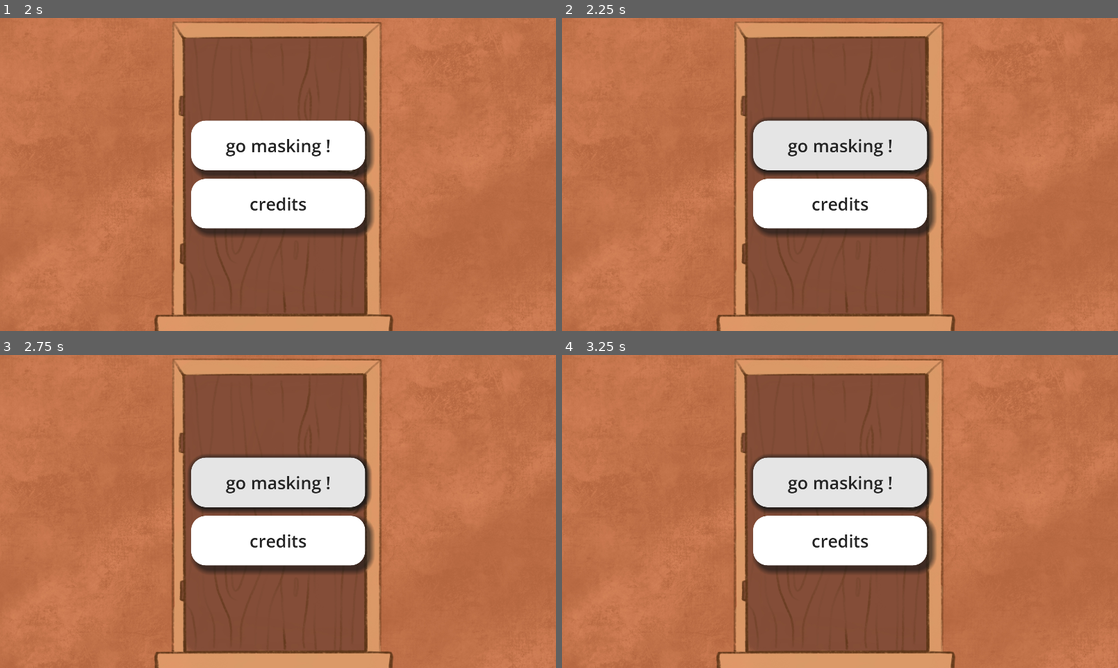
Above: before the commit, frames 1-4 (two rows, left to right).
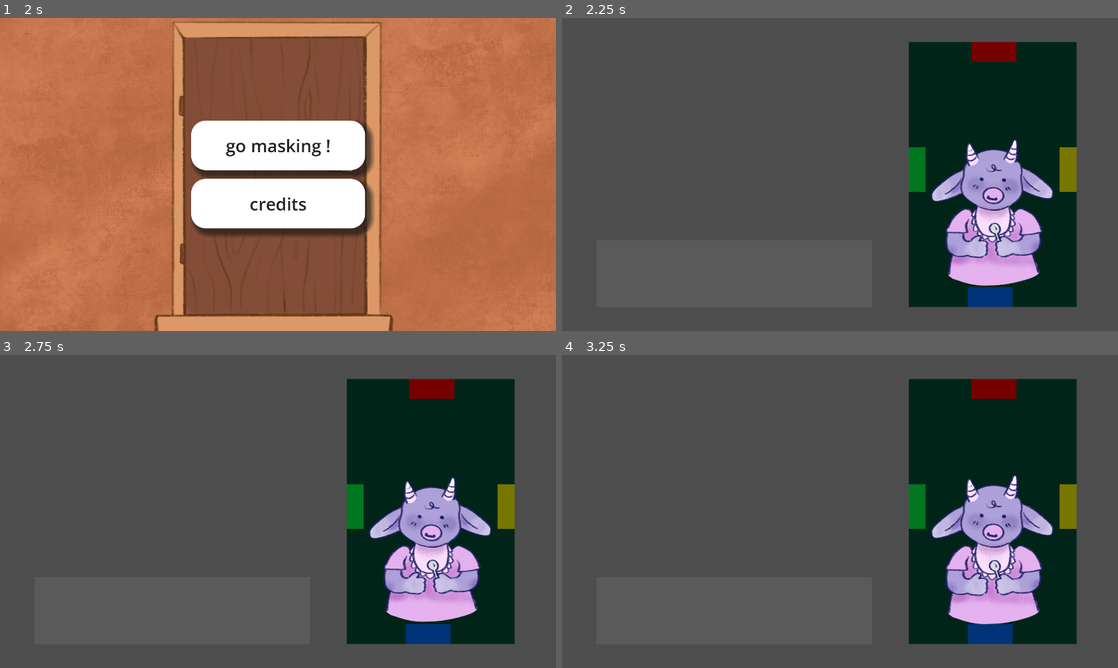
Above: after the commit, the same moments.

Repository: ohmlet-studio/GGJ-2026
Game: Godot game, scene res://Scenes/MainMenu/MainMenu.tscn
The game is run twice, just before and just after one commit, with the same random seed, the same clock (stepped at 60 frames per second) and the same inputs. Before the commit the project starts from res://MainMenu/MainMenu.tscn.
Inputs (mouse positions are in pixels of both pictures, inside the frame that each line leads up to):
- Up to frame 1 (2 s): click "credits" at 0.5 s; click "return" at 1.25 s
- Up to frame 2 (2.25 s): click "go masking !" at 2 s
- Up to frame 3 (2.75 s): no input
- Up to frame 4 (3.25 s): click (840, 483) at 2.75 s, where only the run before the commit has a clickable "go masking !"

Frame 1 is identical in both runs. In frame 2, 100% of the frame differs, in the area x 0-100%, y 0-100%; in frame 3, 100%; in frame 4, 100%.

Commit message:
Move MainMenu to Scenes dir

Diff:
--- a/MainMenu/Credits.tscn
+++ b/Scenes/MainMenu/Credits.tscn
@@ -1,7 +1,7 @@
 [gd_scene format=3 uid="uid://cku784e6ltmm2"]
 
 [ext_resource type="Texture2D" uid="uid://dvy3dyw842sjh" path="res://Assets/Background/title_scene.jpg" id="1_0gov2"]
-[ext_resource type="Script" uid="uid://2kjy751nrfg6" path="res://MainMenu/credits.gd" id="1_n222b"]
+[ext_resource type="Script" uid="uid://2kjy751nrfg6" path="res://Scenes/MainMenu/credits.gd" id="1_n222b"]
 
 [sub_resource type="StyleBoxTexture" id="StyleBoxTexture_0gov2"]
 texture = ExtResource("1_0gov2")
--- a/MainMenu/MainMenu.tscn
+++ b/Scenes/MainMenu/MainMenu.tscn
@@ -1,6 +1,6 @@
 [gd_scene format=3 uid="uid://33dwa0yb8pbq"]
 
-[ext_resource type="Script" uid="uid://cdjt41i1vaxfk" path="res://MainMenu/main_menu.gd" id="1_cruaa"]
+[ext_resource type="Script" uid="uid://cdjt41i1vaxfk" path="res://Scenes/MainMenu/main_menu.gd" id="1_cruaa"]
 [ext_resource type="Texture2D" uid="uid://dvy3dyw842sjh" path="res://Assets/Background/title_scene.jpg" id="1_otibh"]
 
 [sub_resource type="StyleBoxTexture" id="StyleBoxTexture_cruaa"]
--- a/MainMenu/credits.gd
+++ b/Scenes/MainMenu/credits.gd
@@ -12,4 +12,4 @@
 
 
 func _on_return_pressed() -> void:
-	get_tree().call_deferred("change_scene_to_file", "res://MainMenu/MainMenu.tscn")
+	get_tree().call_deferred("change_scene_to_file", "res://Scenes/MainMenu/MainMenu.tscn")
--- a/MainMenu/main_menu.gd
+++ b/Scenes/MainMenu/main_menu.gd
@@ -13,7 +13,7 @@
 
 func _on_start_pressed() -> void:
 	# change scene
-	get_tree().call_deferred("change_scene_to_file", "res://DinnerTable/DinnerTable.tscn")
+	get_tree().call_deferred("change_scene_to_file", "res://Scenes/DinnerTable/DinnerTable.tscn")
 
 func _on_credits_pressed() -> void:
-	get_tree().call_deferred("change_scene_to_file", "res://MainMenu/Credits.tscn")
+	get_tree().call_deferred("change_scene_to_file", "res://Scenes/MainMenu/Credits.tscn")
Renamed: MainMenu/credits.gd.uid -> Scenes/MainMenu/credits.gd.uid
Renamed: MainMenu/main_menu.gd.uid -> Scenes/MainMenu/main_menu.gd.uid
